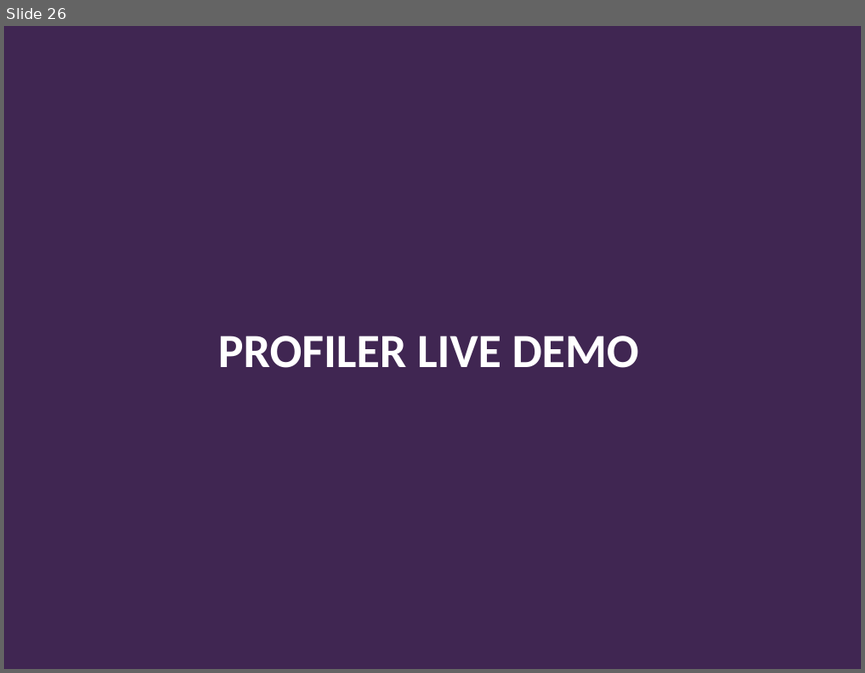
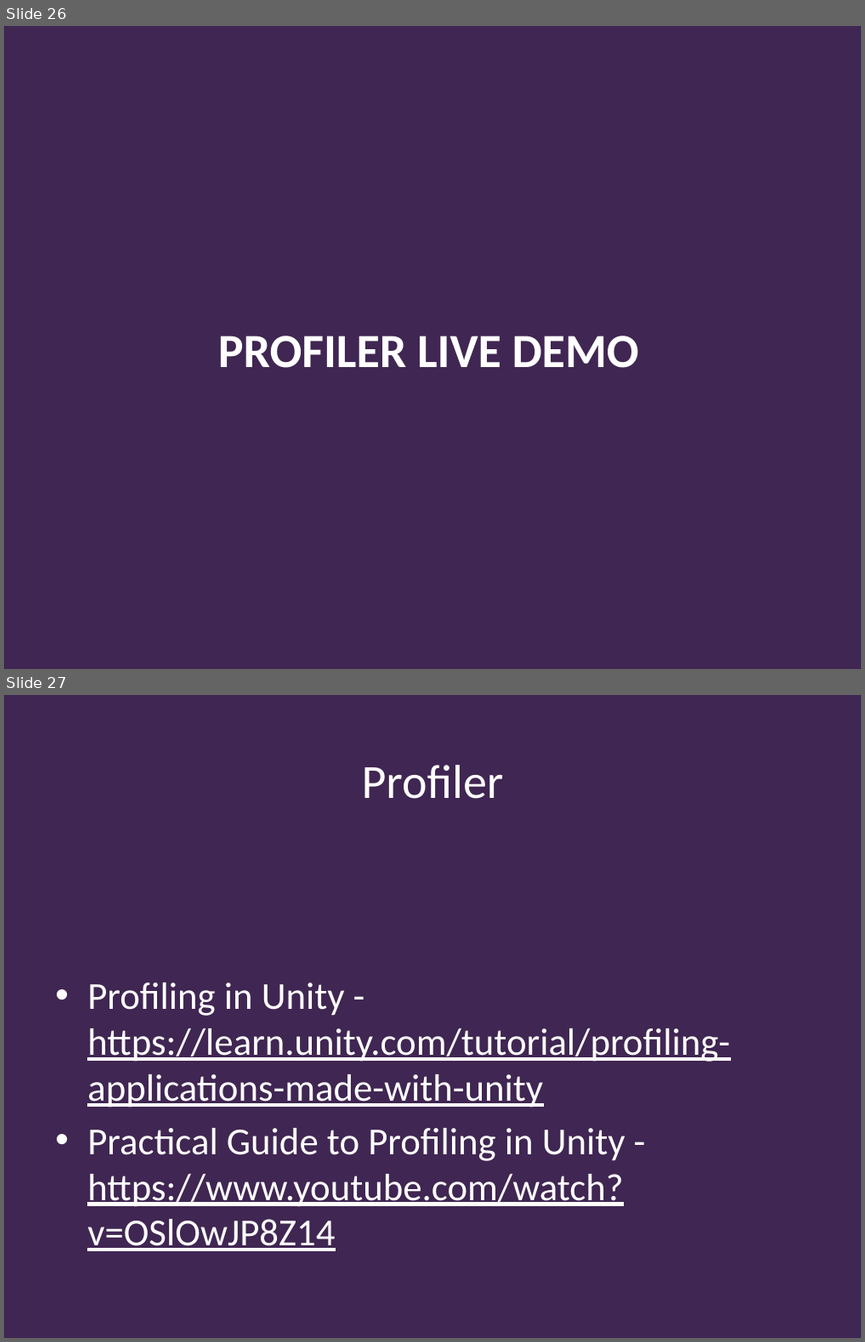
Before and after one commit to Falmouth-Games-Academy/bsc-course-materials, a slide deck: COMP140/08/2019-20-COMP140-08-lecture.pptx. Shown one above the other, each under a label of ours: slide 26 before the commit, slides 26 and 27 after it. The pictures are 865x673 and 865x1342 pixels, drawn with LibreOffice and Linux fonts; fonts in the diff are those of the drawing; background and template pictures are left out. Boxes give left, top, right and bottom in pixels: in the first picture for what was removed or moved away, otherwise in the second. Text is boxed around its words. In the diff, an @@ line names an element or a change of style, - is before the commit and + after.

Commit message:
Added link to profiling topics

```diff
--- a/COMP140/08/2019-20-COMP140-08-lecture.pptx
+++ b/COMP140/08/2019-20-COMP140-08-lecture.pptx
@@ slide 27 added at <box>4,695,861,1338</box>, background #402652 @@
@@ title added at <box>362,765,504,799</box>, 40 pt, text #FFFFFF @@
+Profiler
@@ text added at <box>87,982,730,1251</box>, 32 pt, text #FFFFFF, underline @@
+• Profiling in Unity - https://learn.unity.com/tutorial/profiling-applications-made-with-unity
+• Practical Guide to Profiling in Unity - https://www.youtube.com/watch?v=OSlOwJP8Z14
```
Also in this commit, not shown: 1 other file.
